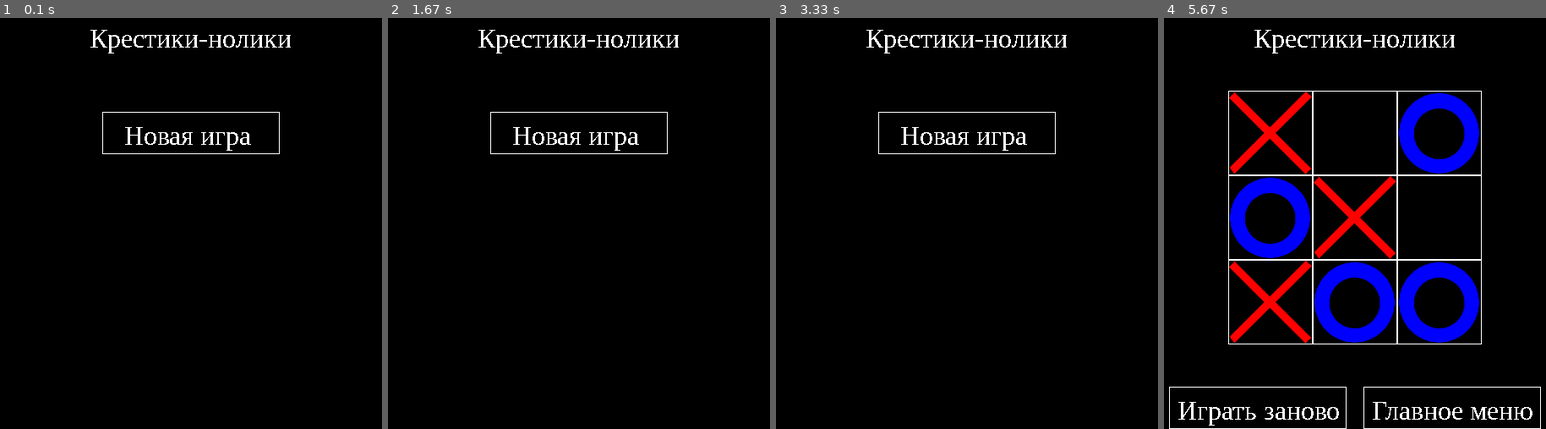
Above: before the commit, frames 1-4 (left to right).
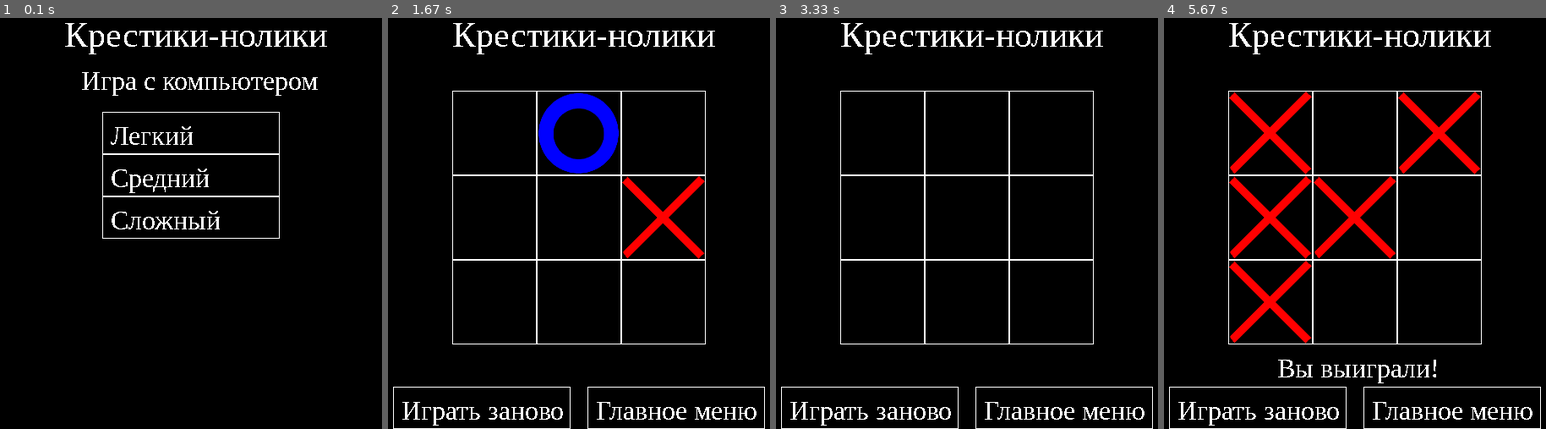
Above: after the commit, the same moments.

Repository: Mixanio/PyGameProject
Game: pygame game, started from main.py
Same seed, same stepped clock (60 frames per second), same inputs: the game is played once before the commit and once after it.
Inputs (mouse positions are in pixels of both pictures, inside the frame that each line leads up to):
- Up to frame 1 (0.1 s): no input
- Up to frame 2 (1.67 s): click (579, 174) at 0.38 s, where only the run after the commit has a clickable "Средний"; click (579, 244) at 0.72 s; click (483, 408) at 1.05 s, where only the run after the commit has a clickable "Играть заново"; click (628, 252) at 1.38 s
- Up to frame 3 (3.33 s): click (867, 133) at 1.72 s; click (947, 326) at 2.05 s; click (1062, 408) at 2.88 s, where only the run after the commit has a clickable "Главное меню"; click (967, 219) at 3.22 s, where only the run after the commit has a clickable "Сложный"
- Up to frame 4 (5.67 s): click (1442, 141) at 4.05 s; click (1232, 137) at 4.38 s; click (1374, 198) at 4.72 s; click (1232, 190) at 5.05 s; click (1290, 342) at 5.38 s

The runs differ from the first frame. In frame 1, 3.6% of the frame differs, in the area x 17-86%, y 1-54%; in frame 2, 7.9%; in frame 3, 4.9%; in frame 4, 11%, in the area x 17-86%, y 1-89%.

Commit message:
Create main.py

Diff:
--- a/main.py
+++ b/main.py
@@ -86,9 +86,20 @@
     in_menu = True
     board.restart()
 
-def to_game():
-    global in_menu
+def level_0():
+    global in_menu, level
     in_menu = False
+    level = 0
+
+def level_1():
+    global in_menu, level
+    in_menu = False
+    level = 1
+
+def level_2():
+    global in_menu, level
+    in_menu = False
+    level = 2
 
 pygame.init()
 size = 500, 500
@@ -98,11 +109,16 @@
 board = Board(3, 3)
 restart = Buttons(board.restart,30,450,210,50,text='Играть заново',font=32,x_text=10,y_text=10)
 menu = Buttons(to_menu,260,450,210,50,text='Главное меню',font=32,x_text=10,y_text=10)
-start_game = Buttons(to_game,145,125,210,50,text='  Новая игра',font=32,x_text=10,y_text=10)
+level0 = Buttons(level_0,145,125,210,50,text='Легкий',font=32,x_text=10,y_text=10)
+level1 = Buttons(level_1,145,175,210,50,text='Средний',font=32,x_text=10,y_text=10)
+level2 = Buttons(level_2,145,225,210,50,text='Сложный',font=32,x_text=10,y_text=10)
 font = pygame.font.SysFont('Times New Roman', 32)
+font2 = pygame.font.SysFont('Times New Roman', 42)
 board.set_view(100, 100, 100)
+level = 1
 running = True
 while running:
+    screen.fill((0, 0, 0))
     for event in pygame.event.get():
         if event.type == pygame.QUIT:
             running = False
@@ -112,10 +128,11 @@
                 restart.click(event.pos)
                 menu.click(event.pos)
             else:
-                start_game.click(event.pos)
-    t = font.render("Крестики-нолики", False, pygame.Color("white"))
-    screen.fill((0, 0, 0))
-    screen.blit(t, (130, 20))
+                level0.click(event.pos)
+                level1.click(event.pos)
+                level2.click(event.pos)
+    t = font2.render("Крестики-нолики", False, pygame.Color("white"))
+    screen.blit(t, (100, 10))
 
     if not in_menu:
         board.render(screen)
@@ -124,13 +141,13 @@
         board.win = ai.check_win(board.board)
         if not board.isfull:
             if board.turn and board.win == 0:
-                board.board = ai.ai(board.board, 1)
+                board.board = ai.ai(board.board, level)
                 board.turn = False
             if board.win == 1:
-                t = font.render('Вы проиграли!', False, pygame.Color("white"))
+                t = font.render(' Вы проиграли!', False, pygame.Color("white"))
                 screen.blit(t, (150, 410))
             elif board.win == 2:
-                t = font.render('Вы выиграли!', False, pygame.Color("white"))
+                t = font.render(' Вы выиграли!', False, pygame.Color("white"))
                 screen.blit(t, (150, 410))
             else:
                 board.isfull = True
@@ -139,16 +156,20 @@
                         board.isfull = False
         else:
             if board.win == 1:
-                t = font.render('Вы проиграли!', False, pygame.Color("white"))
+                t = font.render(' Вы проиграли!', False, pygame.Color("white"))
                 screen.blit(t, (150, 410))
             elif board.win == 2:
-                t = font.render('Вы выиграли!', False, pygame.Color("white"))
+                t = font.render(' Вы выиграли!', False, pygame.Color("white"))
                 screen.blit(t, (150, 410))
             else:
-                t = font.render('Ничья!', False, pygame.Color("white"))
+                t = font.render('       Ничья!', False, pygame.Color("white"))
                 screen.blit(t, (150, 410))
     else:
-        start_game.render(screen)
+        t = font.render("Игра с компьютером", False, pygame.Color("white"))
+        screen.blit(t, (120, 70))
+        level0.render(screen)
+        level1.render(screen)
+        level2.render(screen)
 
     pygame.time.Clock().tick(30)
     pygame.display.flip()
